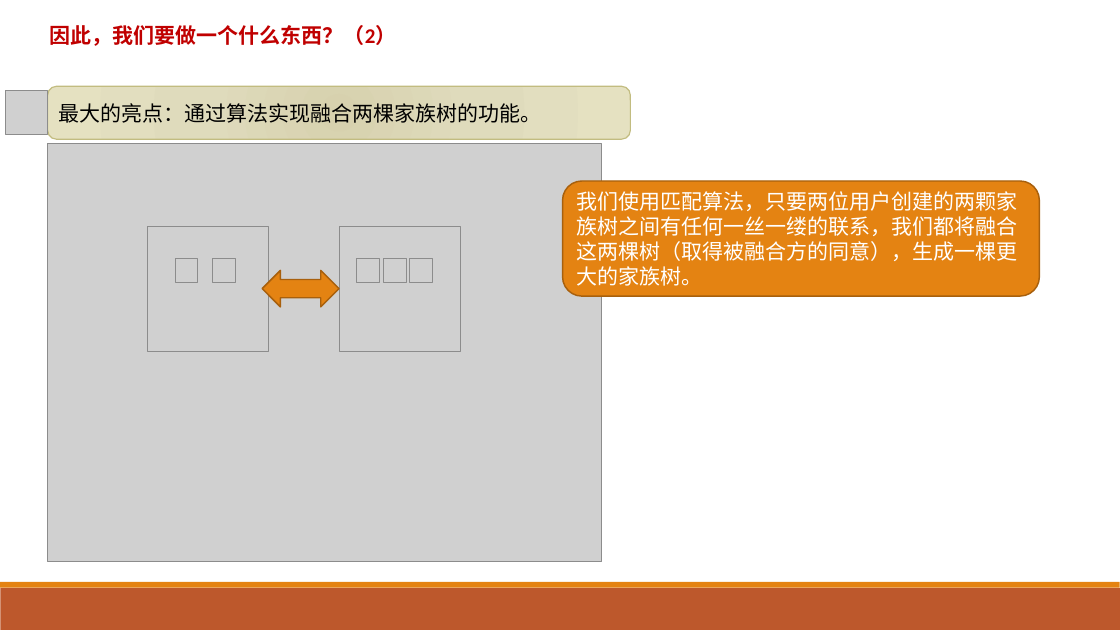
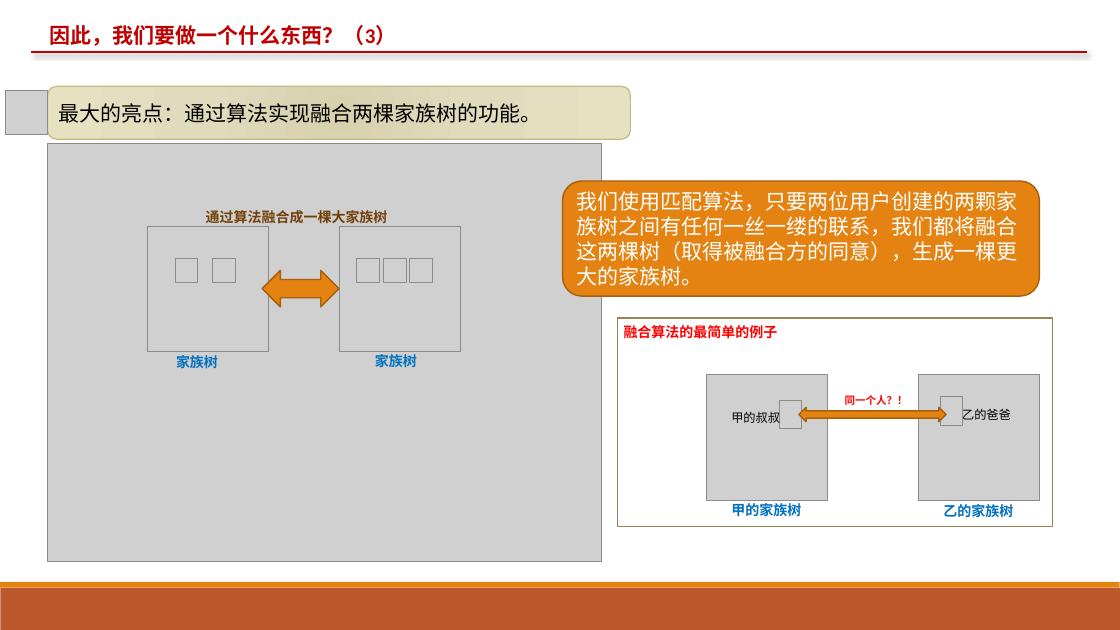
Before and after one commit to alpena1986/bloodnetdoc, a slide deck: slide 8 of 商业计划书.pptx (slide 6 before the commit). Drawn at 1120x630 pixels with LibreOffice and Linux fonts; fonts in the diff are those of the drawing; grey boxes stand for pictures. Boxes give left, top, right and bottom in pixels: in the first picture for what was removed or moved away, otherwise in the second. Text is boxed around its words. In the diff, an @@ line names an element or a change of style, - is before the commit and + after.

```diff
--- a/商业计划书.pptx
+++ b/商业计划书.pptx
@@ text at (x1=50, y1=25, x2=397, y2=46): text changed @@
-因此，我们要做一个什么东西？（2）
+因此，我们要做一个什么东西？（3）
@@ line added from (30, 52) to (1087, 52), #C00000 1.5 pt @@
@@ text added at (x1=206, y1=210, x2=388, y2=223), 12 pt, text #724209, bold @@
+通过算法融合成一棵大家族树
@@ rectangle added at (x1=618, y1=318, x2=1053, y2=527), fill #FFFFFF, outline #9B8357 1.25 pt @@
@@ text added at (x1=624, y1=325, x2=778, y2=338), 12 pt, text #FF0000, bold @@
+融合算法的最简单的例子
@@ text added at (x1=176, y1=355, x2=218, y2=368), 12 pt, text #0070C0, bold @@
+家族树
@@ text added at (x1=375, y1=353, x2=417, y2=371), 12 pt, text #0070C0, bold @@
+家族树
@@ picture added at (x1=707, y1=375, x2=828, y2=500) @@
@@ picture added at (x1=918, y1=375, x2=1039, y2=500) @@
@@ text added at (x1=731, y1=409, x2=780, y2=426), 10.5 pt, text #000000 @@
+甲的叔叔
@@ picture added at (x1=780, y1=401, x2=802, y2=429) @@
@@ left right arrow added at (x1=799, y1=408, x2=946, y2=422), fill #E48312, outline #A9610D 1.25 pt @@
@@ text added at (x1=845, y1=395, x2=908, y2=405), 9 pt, text #FF0000, bold @@
+同一个人？！
@@ picture added at (x1=941, y1=397, x2=963, y2=425) @@
@@ text added at (x1=962, y1=406, x2=1011, y2=423), 10.5 pt, text #000000 @@
+乙的爸爸
@@ text added at (x1=731, y1=503, x2=801, y2=516), 12 pt, text #0070C0, bold @@
+甲的家族树
@@ text added at (x1=943, y1=504, x2=1013, y2=518), 12 pt, text #0070C0, bold @@
+乙的家族树
```
Also in this commit, not shown: 6 other slides changed, 10 slides added, 1 slide removed, 1 other file.
